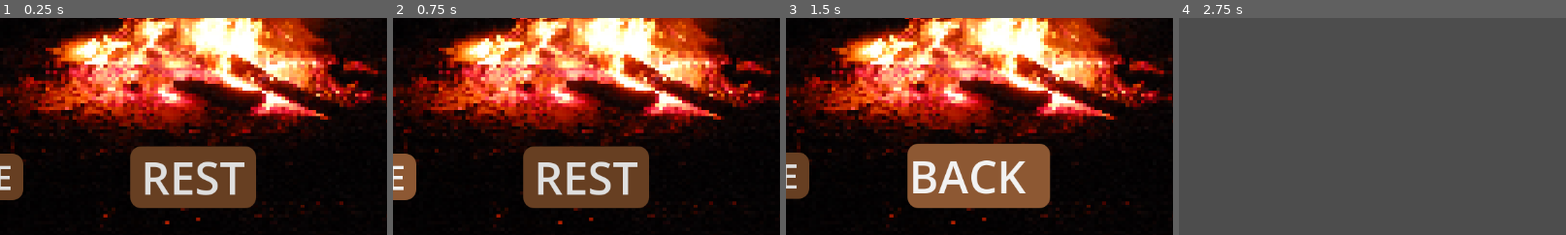
Above: before the commit, frames 1-4 (left to right).
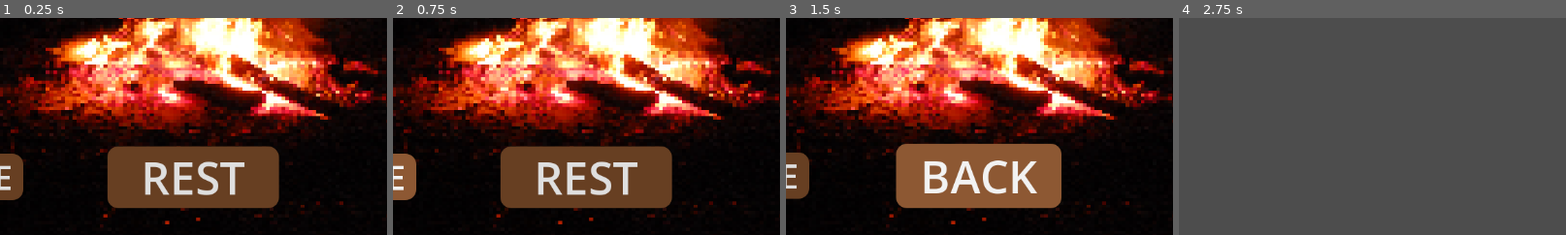
Above: after the commit, the same moments.

Repository: mjura1/gamejam-2025
Game: Godot game, scene res://Scenes/Map/campfire.tscn
The game is run twice, just before and just after one commit, with the same random seed, the same clock (stepped at 60 frames per second) and the same inputs. This scene is started directly instead of the project's main scene.
Inputs:
- Up to frame 1 (0.25 s): no input
- Up to frame 2 (0.75 s): click "UPGRADE" at 0.5 s
- Up to frame 3 (1.5 s): click "REST" at 1.25 s
- Up to frame 4 (2.75 s): click "BACK" at 2 s
The pictures show only the part of the screen within x 25-75%, y 50-100%; the shares and areas given below are measured in that part.

The runs differ from the first frame. In frame 1, 3.5% of the frame differs, in the area x 27-73%, y 58-88%; in frame 2, 3.5%; in frame 3, 4.7%, in the area x 28-72%, y 58-88%; in frame 4, nothing differs.
Error in both runs: Invalid access to property or key 'name' on a base object of type 'Nil'. (res://Scripts/Map/GameFlow.gd:90)

Commit message:
temp commit

Diff:
--- /dev/null
+++ b/team-berry-game/Scenes/campfire.tscn
@@ -0,0 +1,104 @@
+[gd_scene load_steps=8 format=3 uid="uid://c6n5dbc7fltxg"]
+
+[ext_resource type="Texture2D" uid="uid://cvpsmxouknw5q" path="res://Assets/Campfire/image.png" id="1_kfptp"]
+[ext_resource type="Script" path="res://Scripts/campfire.gd" id="1_qcxes"]
+
+[sub_resource type="StyleBoxTexture" id="StyleBoxTexture_qcxes"]
+texture = ExtResource("1_kfptp")
+
+[sub_resource type="StyleBoxFlat" id="StyleBoxFlat_kfptp"]
+content_margin_left = 16.0
+content_margin_right = 16.0
+bg_color = Color(0.40352374, 0.24540782, 0.13312465, 1)
+corner_radius_top_left = 16
+corner_radius_top_right = 16
+corner_radius_bottom_right = 16
+corner_radius_bottom_left = 16
+
+[sub_resource type="StyleBoxFlat" id="StyleBoxFlat_a7vrp"]
+bg_color = Color(0.54901963, 0.34509805, 0.2, 0.39215687)
+corner_radius_top_left = 16
+corner_radius_top_right = 16
+corner_radius_bottom_right = 16
+corner_radius_bottom_left = 16
+
+[sub_resource type="StyleBoxFlat" id="StyleBoxFlat_qcxes"]
+content_margin_left = 2.0
+content_margin_top = 2.0
+content_margin_right = 2.0
+content_margin_bottom = 2.0
+bg_color = Color(0.55082357, 0.34482267, 0.19923377, 1)
+corner_radius_top_left = 16
+corner_radius_top_right = 16
+corner_radius_bottom_right = 16
+corner_radius_bottom_left = 16
+
+[sub_resource type="StyleBoxEmpty" id="StyleBoxEmpty_qycku"]
+
+[node name="Campfire" type="Control"]
+layout_mode = 3
+anchors_preset = 15
+anchor_right = 1.0
+anchor_bottom = 1.0
+grow_horizontal = 2
+grow_vertical = 2
+script = ExtResource("1_qcxes")
+
+[node name="Backgroud" type="Panel" parent="."]
+layout_mode = 1
+anchors_preset = 15
+anchor_right = 1.0
+anchor_bottom = 1.0
+grow_horizontal = 2
+grow_vertical = 2
+theme_override_styles/panel = SubResource("StyleBoxTexture_qcxes")
+
+[node name="HBoxContainer" type="HBoxContainer" parent="."]
+layout_mode = 1
+anchors_preset = 12
+anchor_top = 1.0
+anchor_right = 1.0
+anchor_bottom = 1.0
+offset_top = -132.0
+offset_bottom = -6.0
+grow_horizontal = 2
+grow_vertical = 0
+
+[node name="Ugrade" type="Button" parent="HBoxContainer"]
+layout_mode = 2
+size_flags_horizontal = 6
+size_flags_vertical = 4
+theme_override_font_sizes/font_size = 50
+theme_override_styles/normal = SubResource("StyleBoxFlat_kfptp")
+theme_override_styles/pressed = SubResource("StyleBoxFlat_a7vrp")
+theme_override_styles/hover = SubResource("StyleBoxFlat_qcxes")
+theme_override_styles/focus = SubResource("StyleBoxEmpty_qycku")
+text = "UPGRADE
+"
+
+[node name="RestAndBack" type="Button" parent="HBoxContainer"]
+layout_mode = 2
+size_flags_horizontal = 6
+size_flags_vertical = 4
+theme_override_font_sizes/font_size = 67
+theme_override_styles/normal = SubResource("StyleBoxFlat_kfptp")
+theme_override_styles/pressed = SubResource("StyleBoxFlat_a7vrp")
+theme_override_styles/hover = SubResource("StyleBoxFlat_qcxes")
+theme_override_styles/focus = SubResource("StyleBoxEmpty_qycku")
+text = " REST "
+
+[node name="Party" type="Button" parent="HBoxContainer"]
+layout_mode = 2
+size_flags_horizontal = 6
+size_flags_vertical = 4
+theme_override_font_sizes/font_size = 50
+theme_override_styles/normal = SubResource("StyleBoxFlat_kfptp")
+theme_override_styles/pressed = SubResource("StyleBoxFlat_a7vrp")
+theme_override_styles/hover = SubResource("StyleBoxFlat_qcxes")
+theme_override_styles/focus = SubResource("StyleBoxEmpty_qycku")
+text = "PARTY
+"
+
+[connection signal="pressed" from="HBoxContainer/Ugrade" to="." method="_on_ugrade_pressed"]
+[connection signal="pressed" from="HBoxContainer/RestAndBack" to="." method="_on_rest_and_back_pressed"]
+[connection signal="pressed" from="HBoxContainer/Party" to="." method="_on_party_pressed"]
--- a/team-berry-game/Scenes/node.tscn
+++ b/team-berry-game/Scenes/node.tscn
@@ -5,10 +5,6 @@
 [ext_resource type="Script" uid="uid://c41oqie4etyl6" path="res://Scripts/TileMap/grid_manager.gd" id="3_vixca"]
 [ext_resource type="Script" uid="uid://b6kurpldjabth" path="res://Scripts/TileMap/border.gd" id="4_3fd10"]
 [ext_resource type="Script" uid="uid://cef3faytaep6h" path="res://Scripts/TileMap/tile_selector.gd" id="5_63ye5"]
-[ext_resource type="PackedScene" uid="uid://xineak3b25qd" path="res://Scenes/moveable_character.tscn" id="6_2itt3"]
-[ext_resource type="Script" uid="uid://c41oqie4etyl6" path="res://Scripts/grid_manager.gd" id="3_vixca"]
-[ext_resource type="Script" uid="uid://b6kurpldjabth" path="res://Scripts/border.gd" id="4_3fd10"]
-[ext_resource type="Script" uid="uid://cef3faytaep6h" path="res://Scripts/tile_selector.gd" id="5_63ye5"]
 [ext_resource type="PackedScene" uid="uid://ck1mgl8bf45p3" path="res://Scenes/bishop.tscn" id="6_2itt3"]
 [ext_resource type="PackedScene" uid="uid://dmr1bg7evbu54" path="res://Scenes/knight.tscn" id="7_vixca"]
 [ext_resource type="PackedScene" uid="uid://c81pvaf1rewmd" path="res://Scenes/rook.tscn" id="8_3fd10"]
@@ -422,3 +418,4 @@
 position = Vector2(127, 63)
 
 [node name="Pawn" parent="." instance=ExtResource("9_63ye5")]
+position = Vector2(16.999998, 9.999999)
--- /dev/null
+++ b/team-berry-game/Scripts/AI/pawn_ai.gd
@@ -0,0 +1,31 @@
+extends "res://Scripts/base_character.gd"
+
+func _ready():
+	super._ready()
+
+func take_turn(friendly_units: Array[Node]):
+	if friendly_units.size() == 0:
+		return
+
+	var closest: Node = null
+	var min_dist := 9999.0
+	for f in friendly_units:
+		var dist := grid_pos.distance_to(f.grid_pos)
+		if dist < min_dist:
+			min_dist = dist
+			closest = f
+
+	if closest == null:
+		return
+
+	var best_move: Vector2i
+	var best_dist := min_dist
+
+	for target in get_valid_moves():
+		var d := target.distance_to(closest.grid_pos)
+		if d < best_dist:
+			best_dist = d
+			best_move = target
+
+	if best_move != null:
+		try_move(best_move)
--- a/team-berry-game/Scripts/Map/campfire.gd
+++ b/team-berry-game/Scripts/Map/campfire.gd
@@ -92,11 +92,11 @@
 
 	match current_rest_state:
 		RestMenuState.STATE_REST:
-			rest_and_back_button.text = "REST"
+			rest_and_back_button.text = "  REST  "
 			rest_and_back_button.disabled = false
 
 		RestMenuState.STATE_RETURN:
-			rest_and_back_button.text = "BACK  " # BUG: popravi da se gumb premika narobe
+			rest_and_back_button.text = "  BACK  " # BUG: popravi da se gumb premika narobe
 			rest_and_back_button.disabled = false
 
 	# === PRISILNA POSODOBITEV GUMBA ===
--- /dev/null
+++ b/team-berry-game/Scripts/map_behaviour.gd
@@ -0,0 +1,41 @@
+extends Node2D
+
+@onready var tile_selector = get_node("/root/Node/TileSelector")
+@onready var grid_manager = get_node("/root/Node/GridManager")
+@onready var tile_map = get_node("/root/Node/Map/TileMapLayer")
+
+var selected_character: Node = null
+
+func _unhandled_input(event):
+	if not (event is InputEventMouseButton and event.pressed and event.button_index == MOUSE_BUTTON_LEFT):
+		return
+
+	var clicked_grid = grid_manager.world_to_grid(get_global_mouse_position())
+	var used_rect = tile_map.get_used_rect()
+
+	tile_selector.select_tile(clicked_grid)
+
+	var clicked_character = grid_manager.get_character_at(clicked_grid)
+
+	# CLICK ON CHARACTER
+	if clicked_character:
+		# Clicking the same character → deselect
+		if selected_character == clicked_character:
+			selected_character.selected = false
+			selected_character = null
+			return
+
+		# Switching characters
+		if selected_character:
+			selected_character.selected = false
+
+		selected_character = clicked_character
+		selected_character.selected = true
+		return
+
+
+	# CLICK ON EMPTY TILE → MOVE
+	if selected_character and grid_manager.is_inside_boundary(clicked_grid, used_rect):
+		if selected_character.try_move(clicked_grid):
+			selected_character.selected = false
+			selected_character = null
Binary file added: team-berry-game/Assets/Sprites/enemy_rook.png
Not shown, added: team-berry-game/Assets/Sprites/enemy_rook.png.import
Not shown, added: team-berry-game/Scripts/AI/pawn_ai.gd.uid
Not shown, added: team-berry-game/Scripts/map_behaviour.gd.uid
